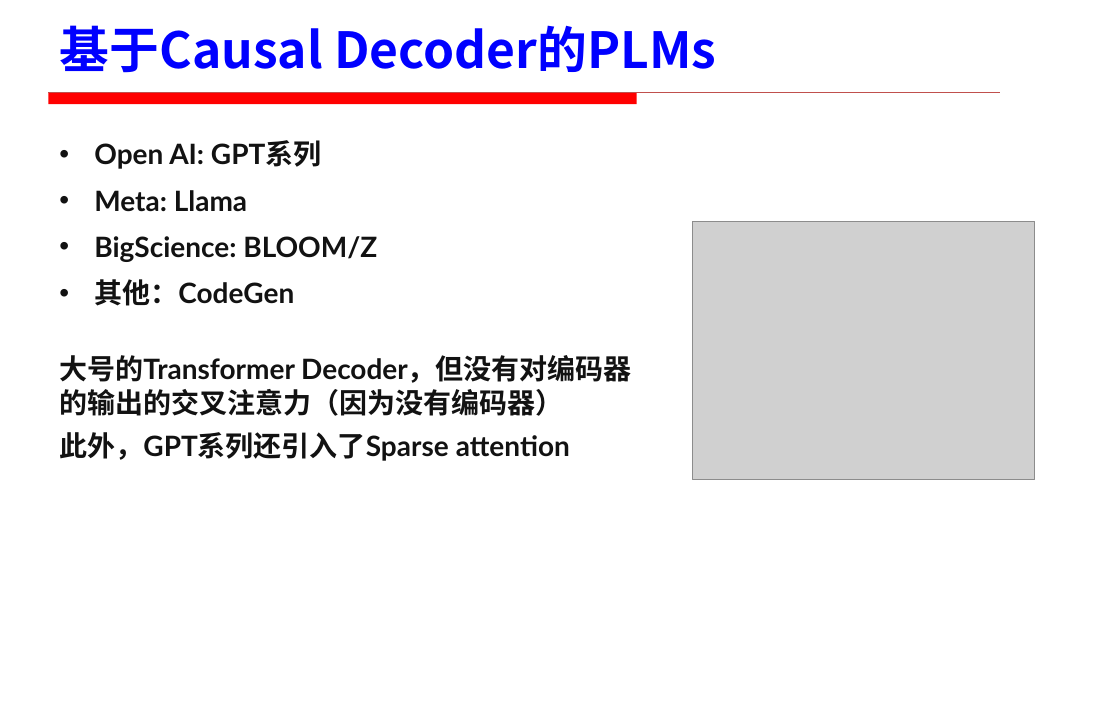
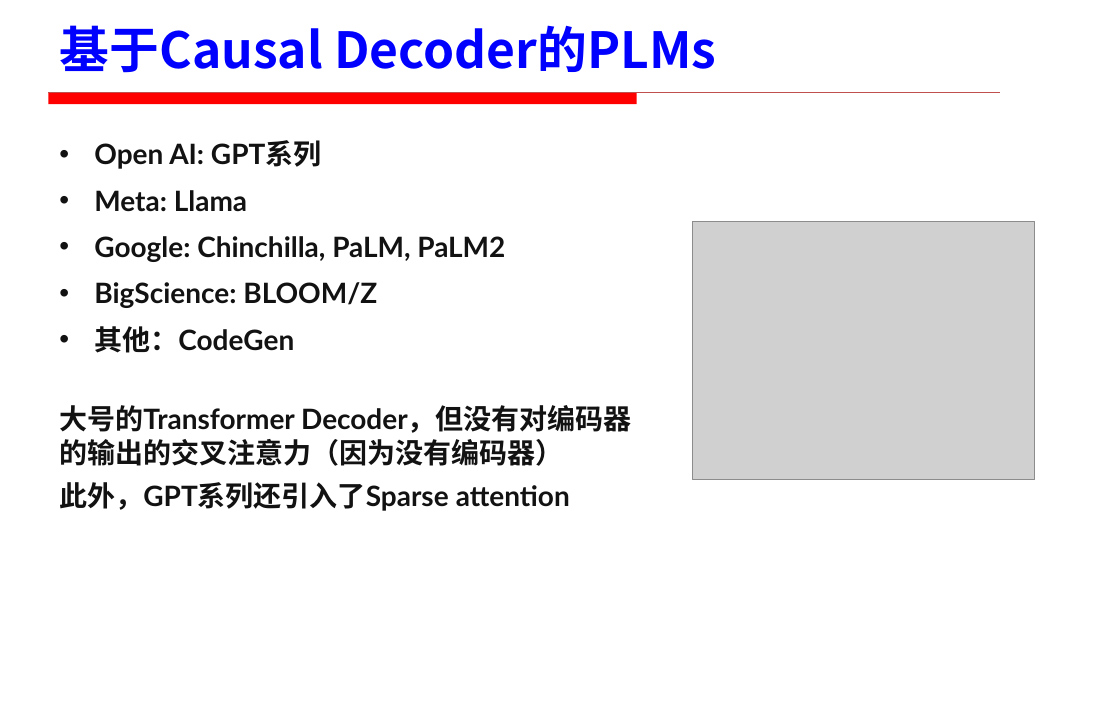
Before and after one commit to Stardust-hyx/Stardust-hyx.github.io, a slide deck: slide 24 of assets/slides/Pretrained_Language_Models.pptx. Drawn at 1120x701 pixels with LibreOffice and Linux fonts; fonts in the diff are those of the drawing; grey boxes stand for pictures; background and template pictures are left out. Boxes give left, top, right and bottom in pixels: in the first picture for what was removed or moved away, otherwise in the second. Text is boxed around its words. In the diff, an @@ line names an element or a change of style, - is before the commit and + after.

```diff
--- a/assets/slides/Pretrained_Language_Models.pptx
+++ b/assets/slides/Pretrained_Language_Models.pptx
@@ text at (x1=94, y1=236, x2=505, y2=262): paragraph added @@
+• Google: Chinchilla, PaLM, PaLM2
@@ text "大号的Transformer Decoder，但没有对编码器的输出的交叉注意力（因为没有编码器）" moved from (x1=59, y1=355, x2=632, y2=461) to (x1=59, y1=405, x2=632, y2=511) @@
```
Also in this commit, not shown: 1 other slide changed.
